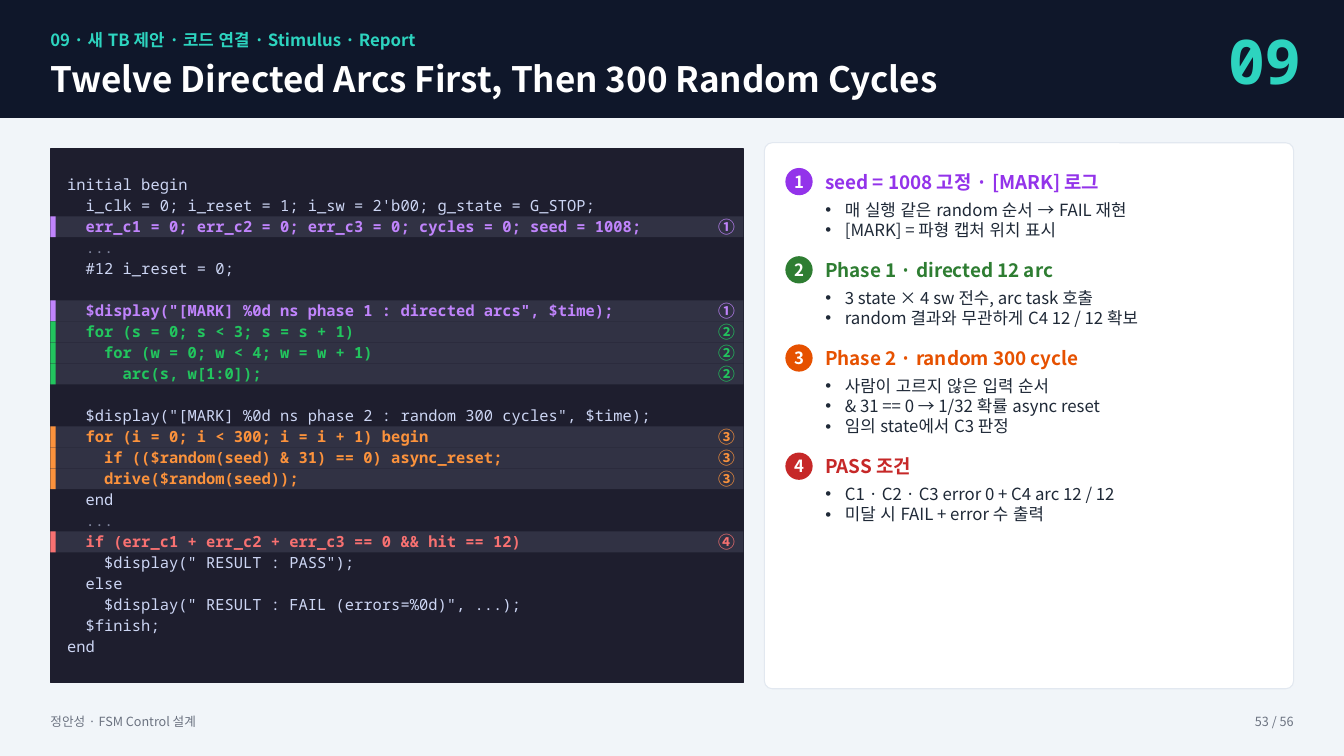
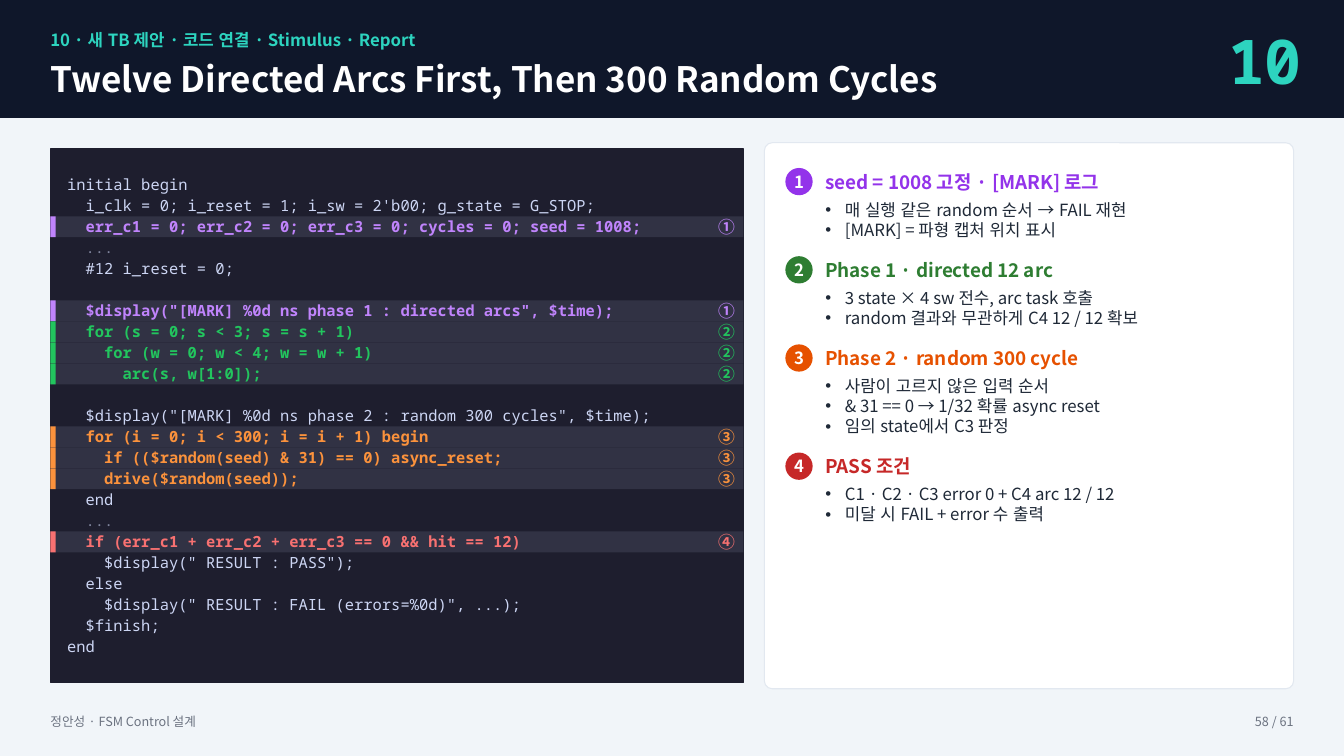
Before and after one commit to kimsacademy1234-max/System_Verilog, a slide deck: slide 58 of homework/1008_fsm_project/FSM_Control_정안성_new.pptx (slide 53 before the commit). Drawn at 1344x756 pixels with LibreOffice and Linux fonts; fonts in the diff are those of the drawing. Boxes give left, top, right and bottom in pixels: in the first picture for what was removed or moved away, otherwise in the second. Text is boxed around its words. In the diff, an @@ line names an element or a change of style, - is before the commit and + after.

```diff
--- a/homework/1008_fsm_project/FSM_Control_정안성_new.pptx
+++ b/homework/1008_fsm_project/FSM_Control_정안성_new.pptx
@@ text at <box>50,32,416,50</box>: text changed @@
-09 · 새 TB 제안 · 코드 연결 · Stimulus · Report
+10 · 새 TB 제안 · 코드 연결 · Stimulus · Report
@@ text at <box>1228,39,1302,85</box>: text changed @@
-09
+10
@@ text at <box>1255,716,1294,726</box>: text changed @@
-53 / 56
+58 / 61
```
Also in this commit, not shown: 54 other slides changed, 6 slides added, 1 slide removed.
